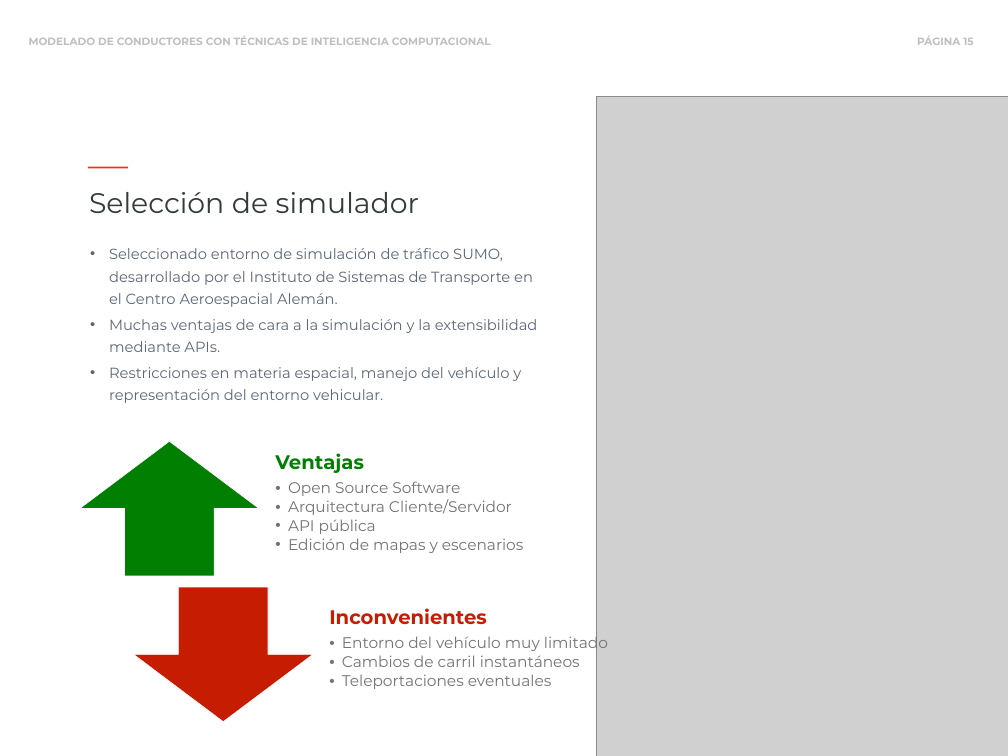
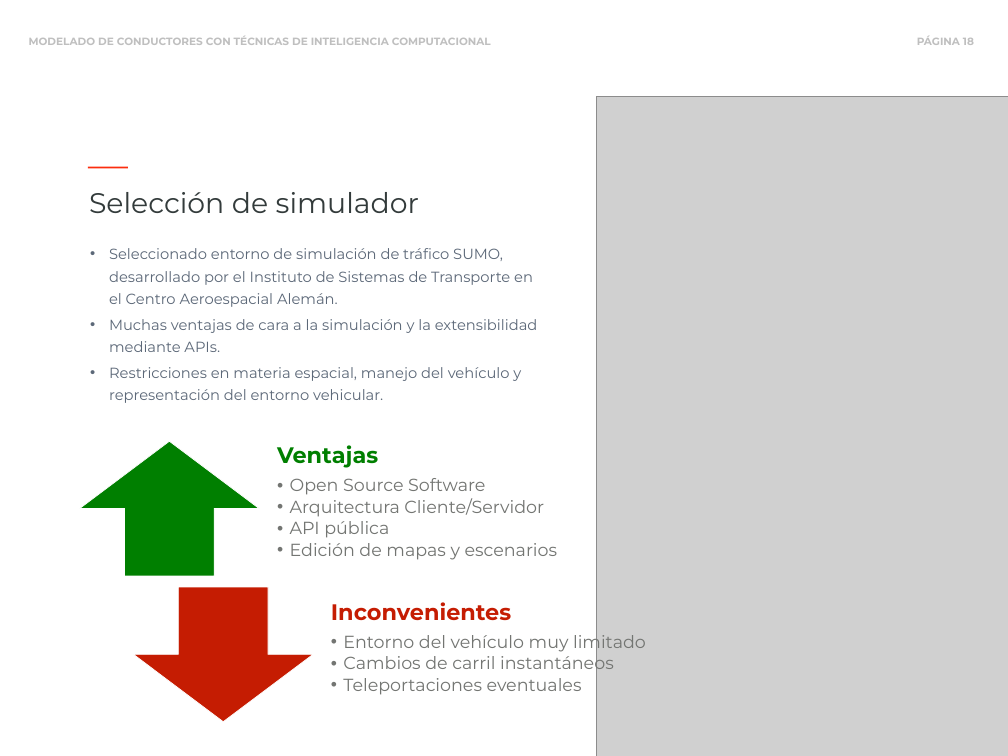
Before and after one commit to blazaid/PhD-Alberto, a slide deck: slide 18 of slides/phd-slides.pptx (slide 15 before the commit). Drawn at 1008x756 pixels with LibreOffice and Linux fonts; fonts in the diff are those of the drawing; grey boxes stand for pictures. Boxes give left, top, right and bottom in pixels: in the first picture for what was removed or moved away, otherwise in the second. Text is boxed around its words. In the diff, an @@ line names an element or a change of style, - is before the commit and + after.

```diff
--- a/slides/phd-slides.pptx
+++ b/slides/phd-slides.pptx
@@ text "Ventajas" at (277, 445, 558, 560): size 28 to 32 pt in "Ventajas"; size 22 to 25 pt; more space between paragraphs @@
@@ text "Inconvenientes" at (331, 602, 646, 695): size 28 to 32 pt in "Inconvenientes"; size 22 to 25 pt in "Entorno del vehículo muy limitado", "Cambios de carril instantáneos", "Teleportaciones eventuales"; more space between paragraphs @@
```
Also in this commit, not shown: 5 other slides changed, 3 slides added, 1 other file.
